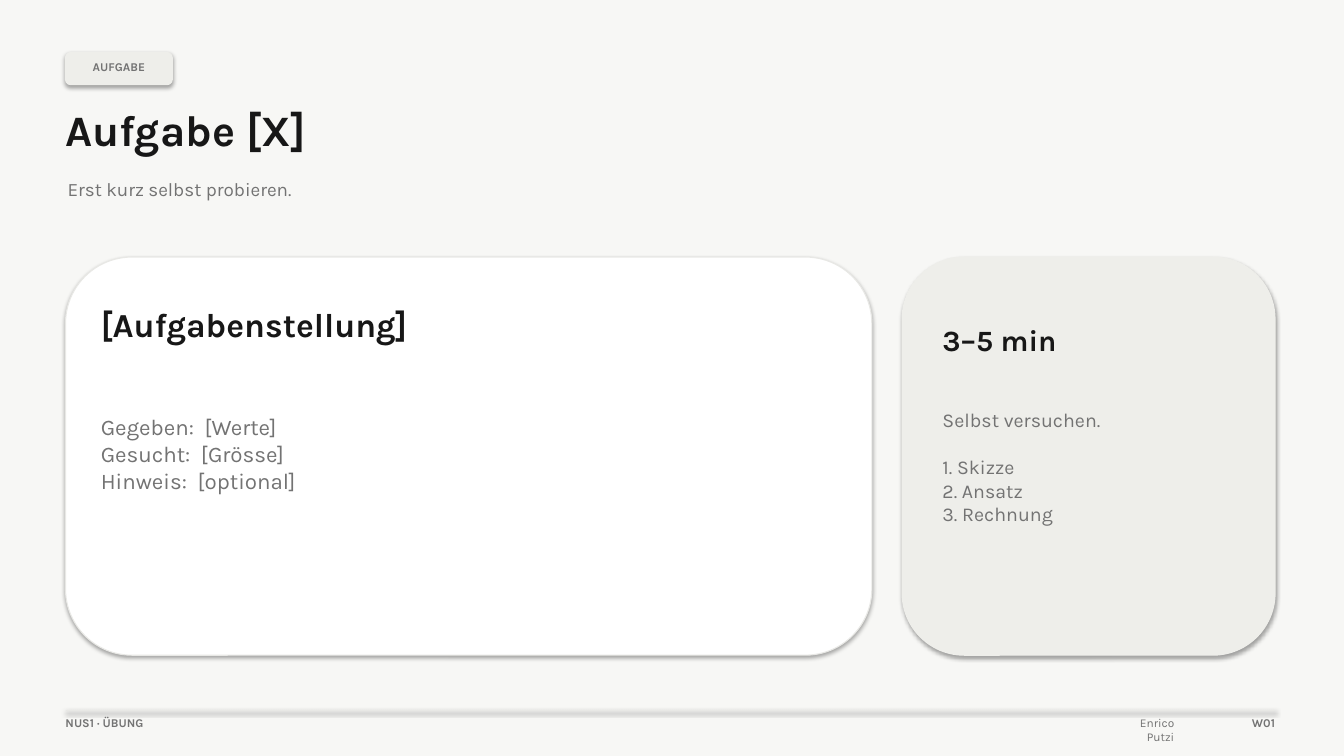
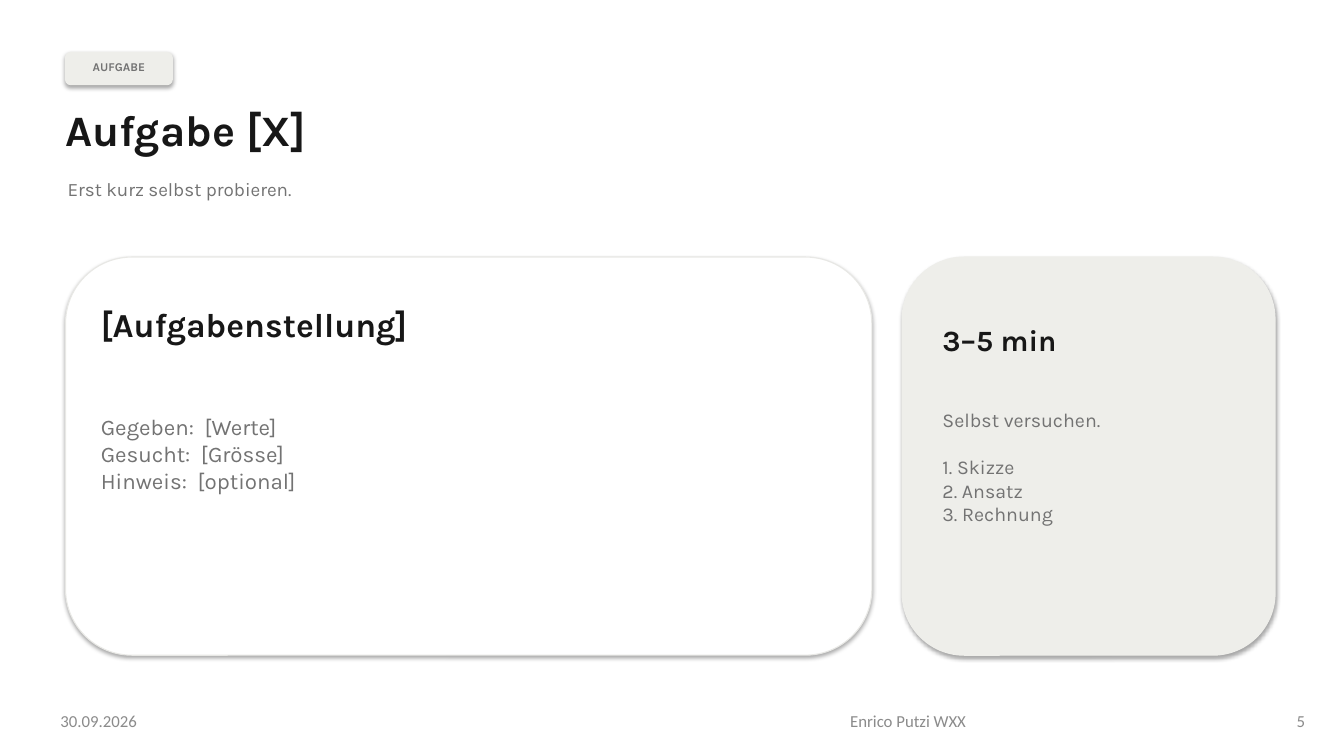
Before and after one commit to eputzi/eputzi.github.io, a slide deck: slide 5 of courses/nus1/files/slides/template.pptx. Drawn at 1344x756 pixels with LibreOffice and Linux fonts; fonts in the diff are those of the drawing. Boxes give left, top, right and bottom in pixels: in the first picture for what was removed or moved away, otherwise in the second. Text is boxed around its words. In the diff, an @@ line names an element or a change of style, - is before the commit and + after.

```diff
--- a/courses/nus1/files/slides/template.pptx
+++ b/courses/nus1/files/slides/template.pptx
@@ background #F7F7F5 to #FFFFFF @@
@@ text added at (60, 716, 136, 727), 12 pt, text #8C8C8C @@
+30.09.2026
@@ text removed at (65, 717, 144, 727) @@
-NUS1 · ÜBUNG
@@ line removed from (66, 711) to (1275, 711) @@
@@ text "Enrico Putzi WXX" at (850, 715, 966, 727): vertical alignment top to middle @@
@@ text at (850, 715, 966, 727): text changed; size 8.5 to 12 pt; font Karla to Calibri; text colour #737373 to #8C8C8C @@
-Enrico Putzi
+Enrico Putzi WXX
@@ text removed at (1252, 719, 1275, 727) @@
-W01
@@ page number added at (1297, 716, 1305, 727), 12 pt, text #8C8C8C @@
+5
```
Also in this commit, not shown: 7 other slides changed, 3 other files.
